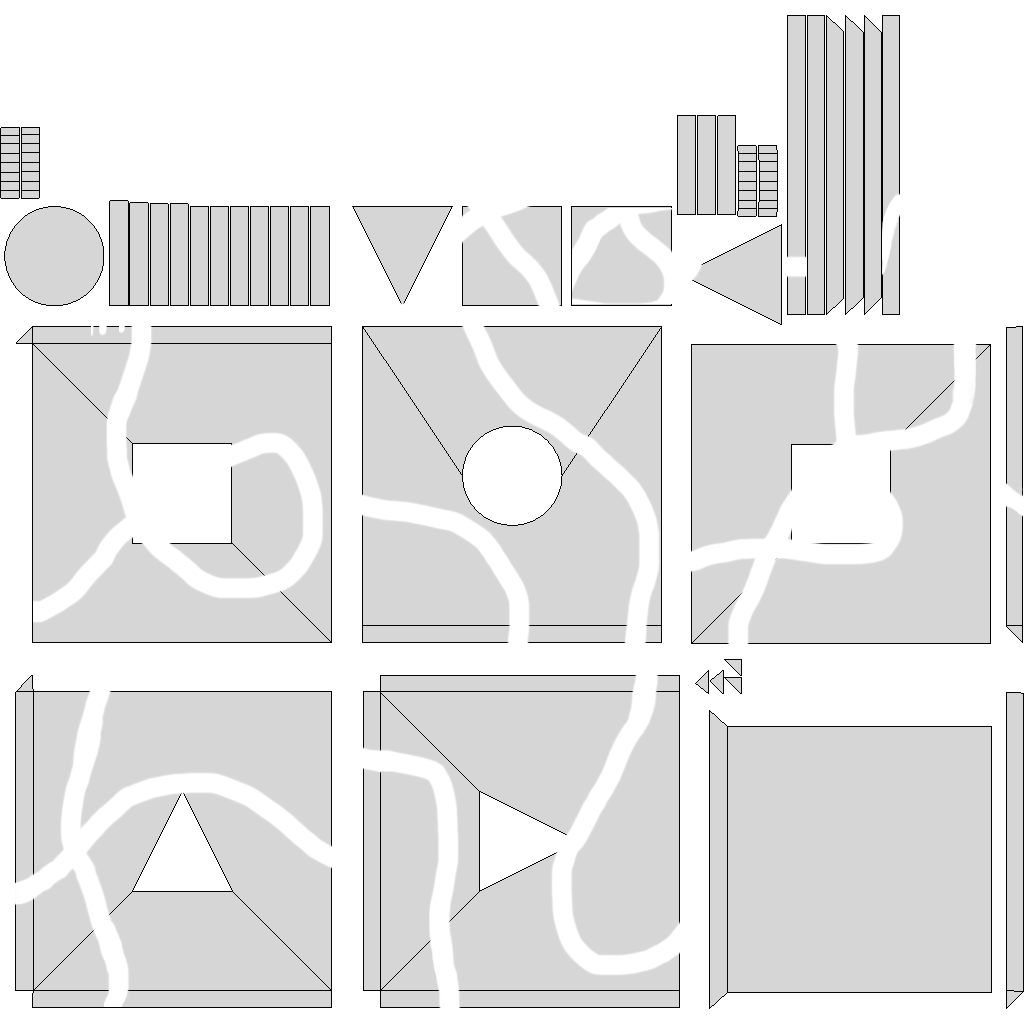
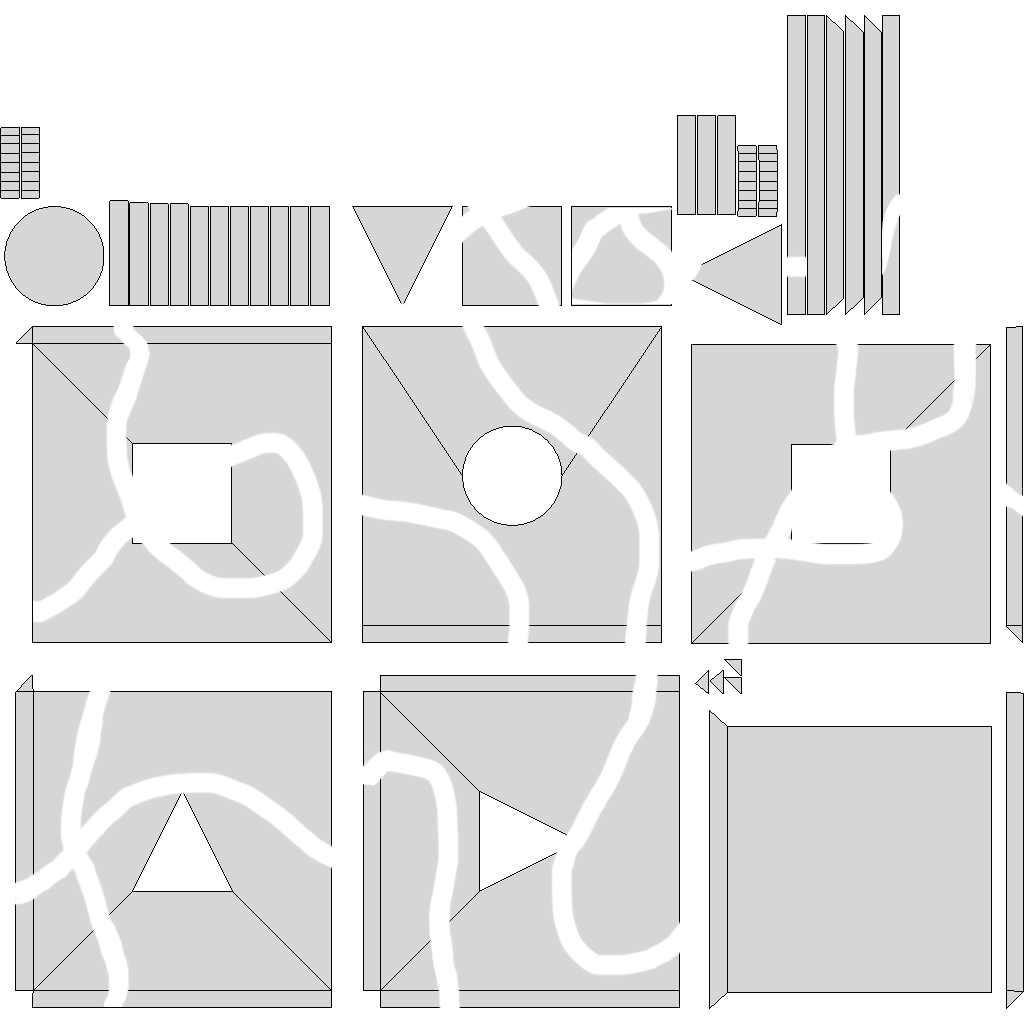
Comparing the layer stacks of the two 1024px x 1024px images. Changes:
added layer "Layer 25(pasted)" in group "without lines white" over left=363, top=746, right=388, bottom=787
painted on "Down" (1st of 3, in "without lines white") over left=363, top=746, right=388, bottom=787
painted on "Layer 23" over left=91, top=326, right=128, bottom=364
added layer "Layer 24(pasted)" in group "without lines white" over left=91, top=326, right=153, bottom=364
painted on "Right" (1st of 5, in "without lines white") over left=91, top=326, right=153, bottom=364
painted on "Layer 19(pasted)" over left=363, top=746, right=388, bottom=787
